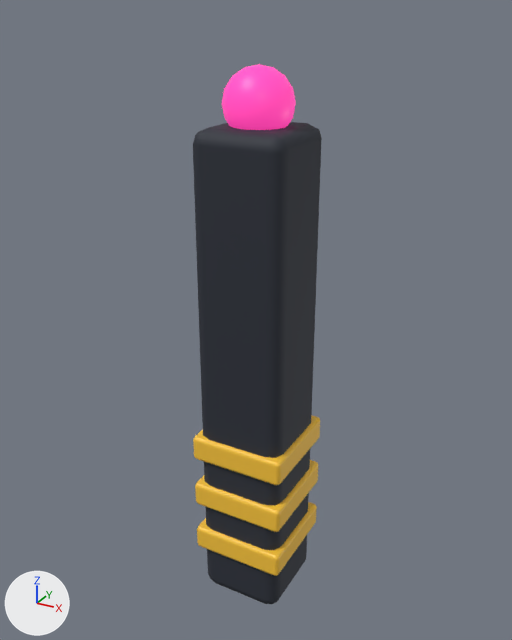
What one commit did to the Blender file orbit_runner_game/assets_source/blender/HAZ_LaserPost.blend.
The view is the same before and after, from a camera (50 mm lens) standing at (1.33, -2.44, 2.61) and looking at (-0.03, 0.03, 1.37). Every picture has the same lights, and +X, +Y and +Z are marked at lower left. The first picture is the older version.

The older version as bpy lines, for what is in view:
```python
ob_lamp = bpy.data.objects.new('Lamp', me_lamp)
ob_lamp.location = (0.0, 0.0, 2.28)
ob_post = bpy.data.objects.new('Post', me_post)
ob_post.location = (0.0, 0.0, 1.1)
ob_warn_0 = bpy.data.objects.new('Warn_0', me_warn_0)
ob_warn_0.location = (0.0, 0.0, 0.3)
ob_warn_1 = bpy.data.objects.new('Warn_1', me_warn_1)
ob_warn_1.location = (0.0, 0.0, 0.55)
ob_warn_2 = bpy.data.objects.new('Warn_2', me_warn_2)
ob_warn_2.location = (0.0, 0.0, 0.8)
```
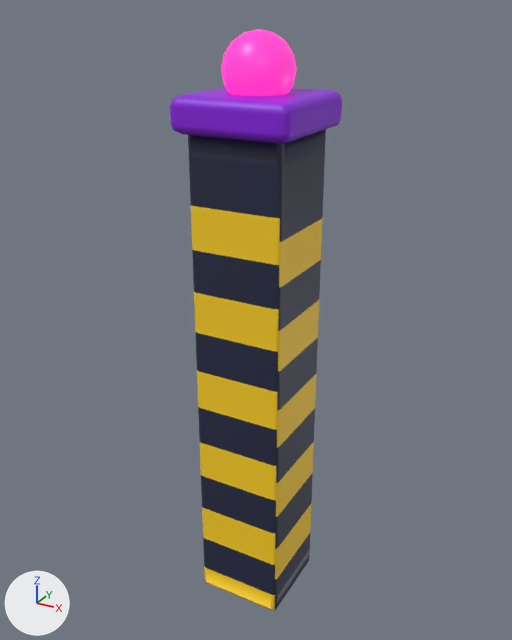
Boxes [x1, y1, x2, y2] around the edits, measured in the pictures (512 x 640 px):
'Post', reshaped, modifiers changed (33% wider, 9% taller): before [193, 122, 322, 604]; after [170, 87, 342, 611]
'Lamp', moved: before [222, 64, 296, 130]; after [221, 29, 297, 96]
'Warn_2', deleted (yellow): before [193, 415, 320, 485]
'Warn_1', deleted (yellow): before [195, 460, 318, 532]
'Warn_0', deleted (yellow): before [197, 502, 317, 576]

The change, as a list of edits to the scene's bpy script:
```text
Add mat_m_hazardbody:
    mat_m_hazardbody = bpy.data.materials.new('M_HazardBody')
    mat_m_hazardbody.use_nodes = True; mat_m_hazardbody.node_tree.nodes.clear()
    _N = mat_m_hazardbody.node_tree.nodes; _L = mat_m_hazardbody.node_tree.links
    n0 = _N.new('ShaderNodeBsdfPrincipled'); n0.name = 'Principled BSDF'
    n0.inputs[2].default_value = 0.45  # 'Roughness'
    n1 = _N.new('ShaderNodeOutputMaterial'); n1.name = 'Material Output'
    n2 = _N.new('ShaderNodeVertexColor'); n2.name = 'Color Attribute'
    n2.layer_name = 'Col'
    _L.new(n0.outputs[0], n1.inputs[0])  # 'BSDF' to 'Surface'
    _L.new(n2.outputs[0], n0.inputs[0])  # 'Color' to 'Base Color'
Change me_post:
    used by ob_post; location = (0.0, 0.0, 1.1)
    remove me_post.from_pydata(...)  # 8 vertices, 6 faces; spans x -0.2..0.2, y -0.2..0.2, z -1.1..1.1
    remove me_post.materials.append(mat_m_dark)  # dark blue #2a2f3a
    add me_post.from_pydata(...)  # 412 vertices, 408 faces; spans x -0.25..0.25, y -0.25..0.25, z -1.1..1.22
    me_post part 1: 8 vertices removed from x -0.2..0.2, y -0.2..0.2, z -1.1..1.1; 412 vertices added at x -0.25..0.25, y -0.25..0.25, z -1.1..1.22
    add me_post.materials.append(mat_m_hazardbody)
Change ob_post:
    remove _m = ob_post.modifiers.new('Bevel', 'BEVEL')
    remove _m.width = 0.06
    remove _m.width_pct = 0.06
    remove _m.segments = 2
    remove _m.harden_normals = True
Remove ob_warn_0:
    ob_warn_0 = bpy.data.objects.new('Warn_0', me_warn_0)
    ob_warn_0.location = (0.0, 0.0, 0.3)
    _m = ob_warn_0.modifiers.new('Bevel', 'BEVEL')
    _m.width = 0.02
    _m.width_pct = 0.02
    _m.segments = 2
    _m.harden_normals = True
Remove ob_warn_1:
    ob_warn_1 = bpy.data.objects.new('Warn_1', me_warn_1)
    ob_warn_1.location = (0.0, 0.0, 0.55)
    _m = ob_warn_1.modifiers.new('Bevel', 'BEVEL')
    _m.width = 0.02
    _m.width_pct = 0.02
    _m.segments = 2
    _m.harden_normals = True
Remove ob_warn_2:
    ob_warn_2 = bpy.data.objects.new('Warn_2', me_warn_2)
    ob_warn_2.location = (0.0, 0.0, 0.8)
    _m = ob_warn_2.modifiers.new('Bevel', 'BEVEL')
    _m.width = 0.02
    _m.width_pct = 0.02
    _m.segments = 2
    _m.harden_normals = True
Change ob_lamp:
    ob_lamp.location: (0.0, 0.0, 2.28) -> (0.0, 0.0, 2.4)
```
